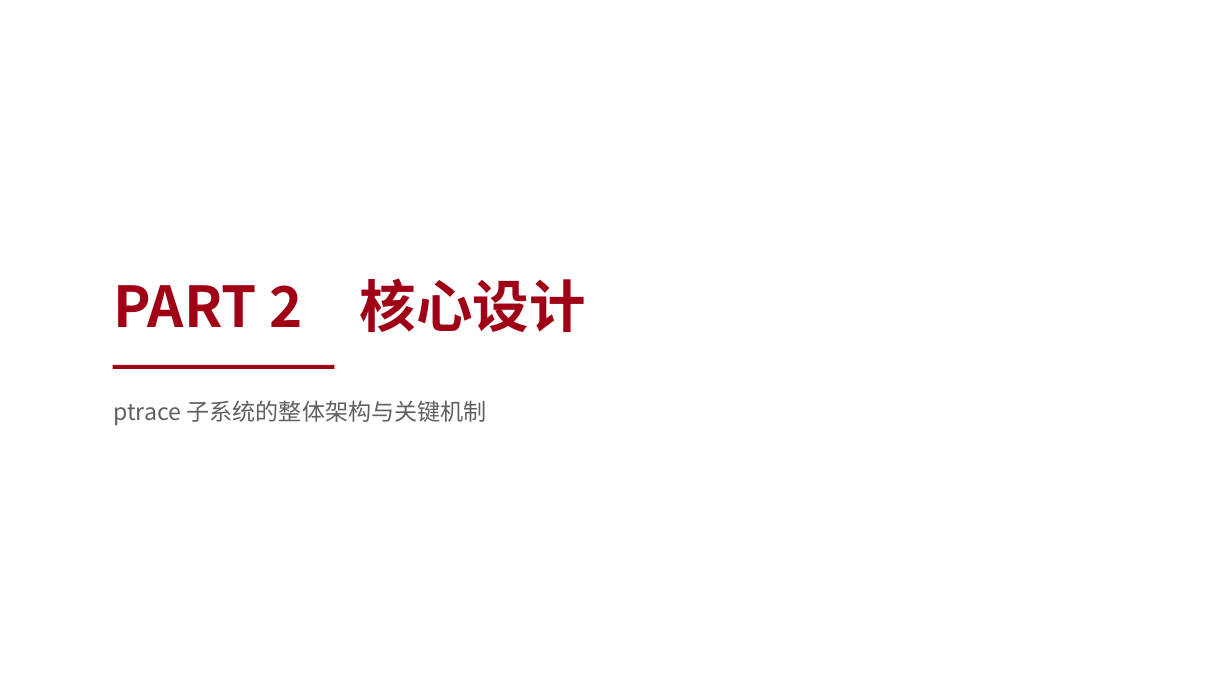
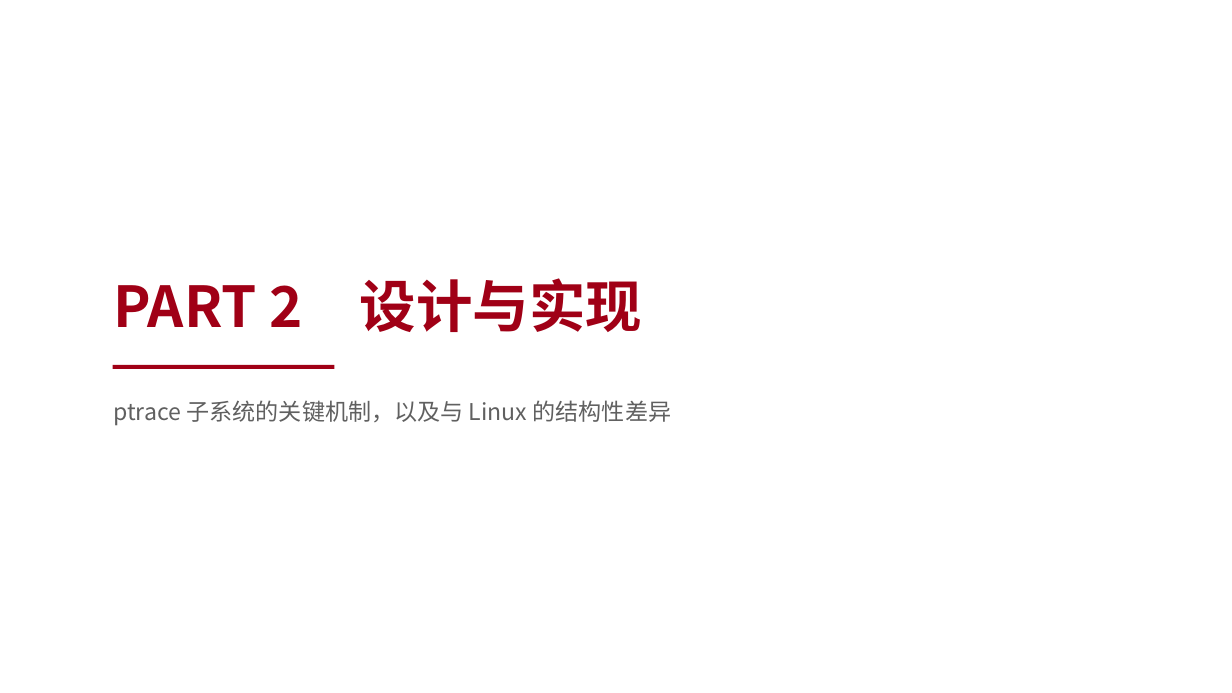
Before and after one commit to vvvvsv/asterinas, a slide deck: slide 8 of research_practice/答辩-科研实践.pptx (slide 6 before the commit). Drawn at 1232x693 pixels with LibreOffice and Linux fonts; fonts in the diff are those of the drawing. Boxes give left, top, right and bottom in pixels: in the first picture for what was removed or moved away, otherwise in the second. Text is boxed around its words. In the diff, an @@ line names an element or a change of style, - is before the commit and + after.

```diff
--- a/research_practice/答辩-科研实践.pptx
+++ b/research_practice/答辩-科研实践.pptx
@@ text at [113,278,642,332]: text changed @@
-PART 2 核心设计
+PART 2 设计与实现
@@ text at [113,400,672,426]: text changed @@
-ptrace 子系统的整体架构与关键机制
+ptrace 子系统的关键机制，以及与 Linux 的结构性差异
```
Also in this commit, not shown: 16 other slides changed, 3 slides added, 2 slides removed, 7 other files.
